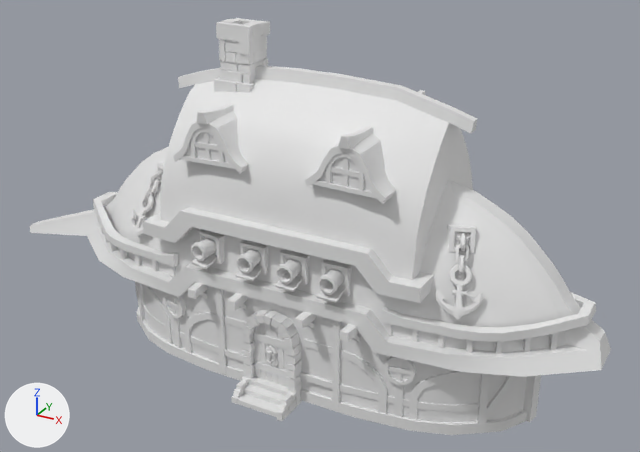
The glTF model src/assets/glb/kits/pirate/environment/House1.glb as it was, and as the next commit left it.
Before and after are seen from a 50 mm lens placed at (773.0, -1389.0, 989.0), pointed at (-6.0, 27.0, 281.0). Every picture has the same lights, and +X, +Y and +Z are marked at lower left. The picture after the commit comes second. Where no turn or scale is listed for an object, it has been applied to the vertices.

The first picture shows 'Environment_House1'.
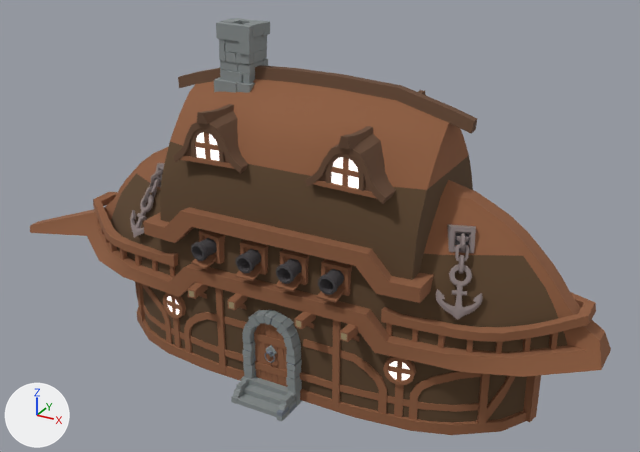
The newer file is also rescaled (x0.01) as a whole; pictures and numbers use the older file's frame.

Where the change shows, as pixel boxes [x1, y1, x2, y2] in the pictures (640 x 452 px):
'Environment_House1', recoloured, surface changed (white to brown)
    both: [30, 18, 611, 435]

Edits to the bpy script that builds the scene:
```text
Add img_atlas_pirate:
    img_atlas_pirate = load_image('Atlas_Pirate', '_unpacked/Atlas_Pirate', 32, 32, 'sRGB')
Change mat_atlas:
    where n0 = _N.new('ShaderNodeBsdfPrincipled'); n0.name = 'Principled BSDF'
    n0.inputs[2].default_value: 0.553 -> 1.0  # 'Roughness'
    where n2 = _N.new('ShaderNodeMix'); n2.name = 'Mix'
    remove n2.inputs[7].default_value = (0.8, 0.8, 0.8, 1.0)  # 'B', white #e7e7e7
    add n4 = _N.new('ShaderNodeTexImage'); n4.name = 'Image Texture'
    add n4.image = img_atlas_pirate
    where n3 = _N.new('ShaderNodeVertexColor'); n3.name = 'Color Attribute'
    remove _L.new(n3.outputs[0], n2.inputs[6])  # 'Color' to 'A'
    add _L.new(n3.outputs[0], n2.inputs[7])  # 'Color' to 'B'
    add _L.new(n4.outputs[0], n2.inputs[6])  # 'Color' to 'A'
Change mat_window:
    where n0 = _N.new('ShaderNodeBsdfPrincipled'); n0.name = 'Principled BSDF'
    add n0.inputs[1].default_value = 1.0  # 'Metallic'
    n0.inputs[2].default_value: 0.553 -> 1.0  # 'Roughness'
    add n0.inputs[28].default_value = 1.0  # 'Emission Strength'
    remove n2 = _N.new('ShaderNodeMix'); n2.name = 'Mix'
    remove n2.data_type = 'RGBA'
    remove n2.blend_type = 'MULTIPLY'
    remove n2.inputs[0].default_value = 1.0  # 'Factor'
    remove n2.inputs[7].default_value = (0.8, 0.8, 0.8, 1.0)  # 'B', white #e7e7e7
    where n3 = _N.new('ShaderNodeVertexColor'); n3.name = 'Color Attribute'
    remove _L.new(n2.outputs[2], n0.inputs[0])  # 'Result' to 'Base Color'
    remove _L.new(n3.outputs[0], n2.inputs[6])  # 'Color' to 'A'
    add _L.new(n3.outputs[0], n0.inputs[0])  # 'Color' to 'Base Color'
```
